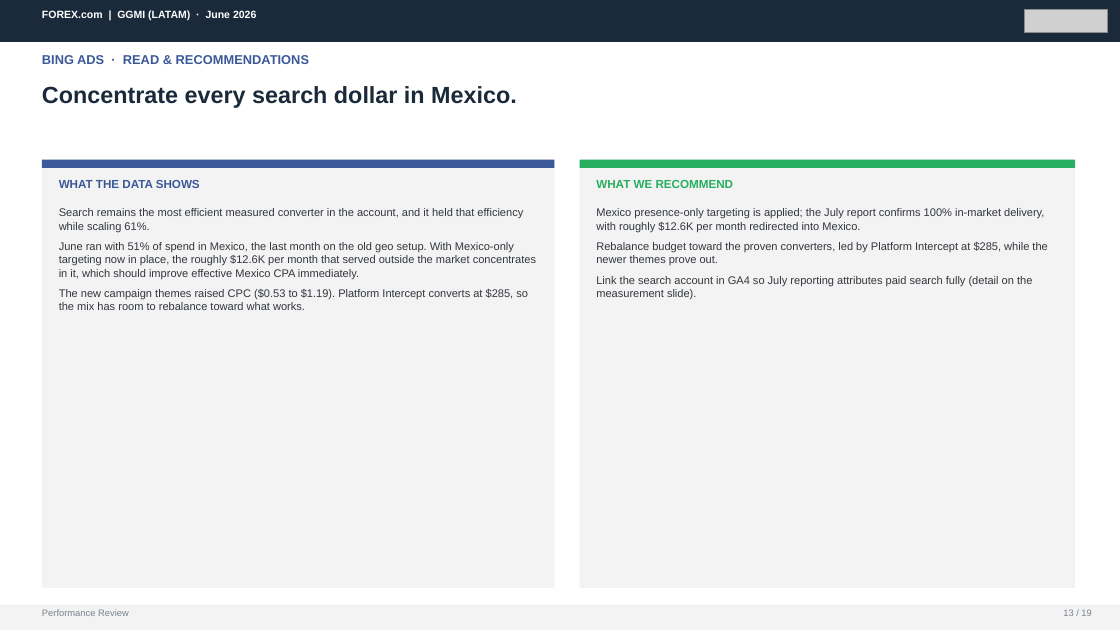
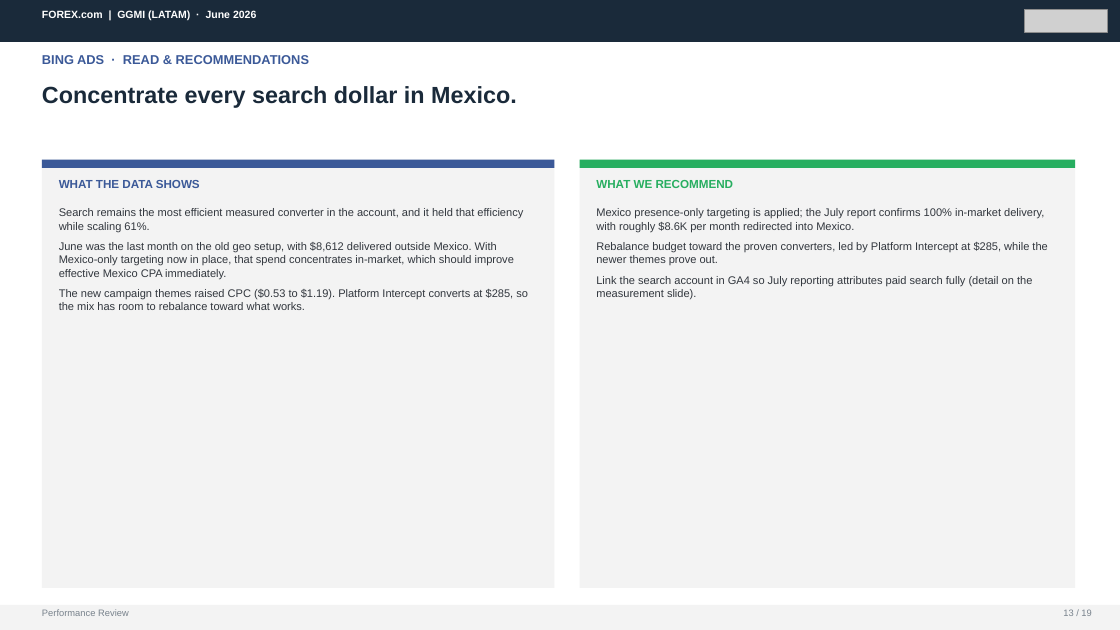
Before and after one commit to hablapro/brlvnt-reporting-hub, a slide deck: slide 13 of report-client-decks/06. GGMI_LATAM_June_2026_Performance_Review.pptx. Drawn at 1120x630 pixels with LibreOffice and Linux fonts; fonts in the diff are those of the drawing; grey boxes stand for pictures. Boxes give left, top, right and bottom in pixels: in the first picture for what was removed or moved away, otherwise in the second. Text is boxed around its words. In the diff, an @@ line names an element or a change of style, - is before the commit and + after.

```diff
--- a/report-client-decks/06. GGMI_LATAM_June_2026_Performance_Review.pptx
+++ b/report-client-decks/06. GGMI_LATAM_June_2026_Performance_Review.pptx
@@ text at (596,208,1044,232): text changed @@
-Mexico presence-only targeting is applied; the July report confirms 100% in-market delivery, with roughly $12.6K per month redirected into Mexico.
+Mexico presence-only targeting is applied; the July report confirms 100% in-market delivery, with roughly $8.6K per month redirected into Mexico.
@@ text at (59,242,514,279): text changed @@
-June ran with 51% of spend in Mexico, the last month on the old geo setup. With Mexico-only targeting now in place, the roughly $12.6K per month that served outside the market concentrates in it, which should improve effective Mexico CPA immediately.
+June was the last month on the old geo setup, with $8,612 delivered outside Mexico. With Mexico-only targeting now in place, that spend concentrates in-market, which should improve effective Mexico CPA immediately.
```
Also in this commit, not shown: 3 other slides changed, 1 other file.
